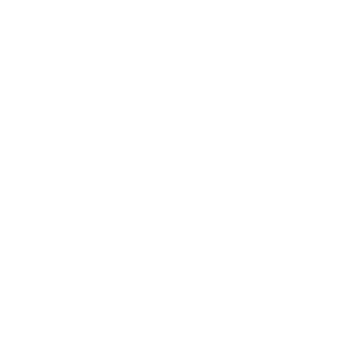
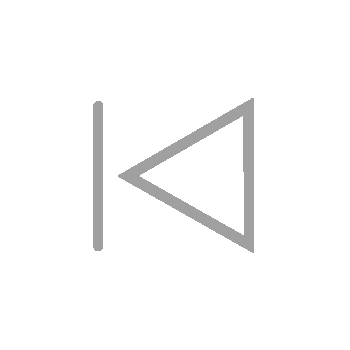
Layers edited between the first and the second 350px x 350px image:
added layer "图层 2 副本 2" above "多边形 1 副本 2" over [93, 101, 103, 251]
added layer "多边形 1 副本 2" above "图层 2 副本" over [118, 98, 254, 253]
hid "图层 2", opacity 100% → 90% over [246, 98, 254, 253]
hid "多边形 1", opacity 100% → 80% over [94, 101, 241, 251]
